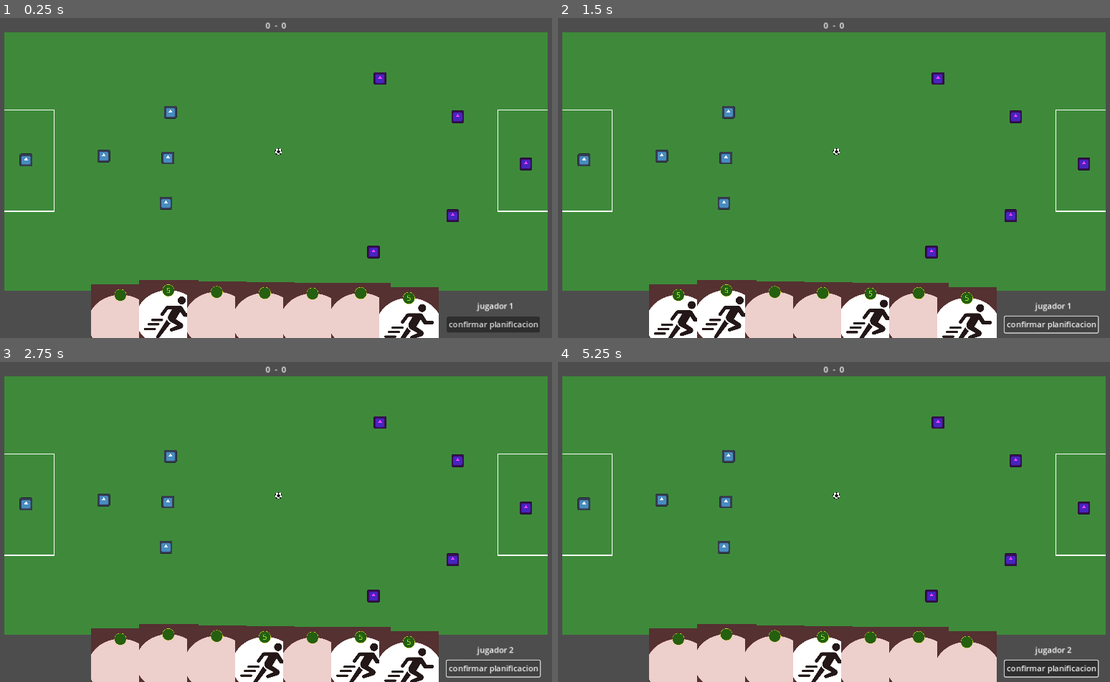
Above: before the commit, frames 1-4 (two rows, left to right).
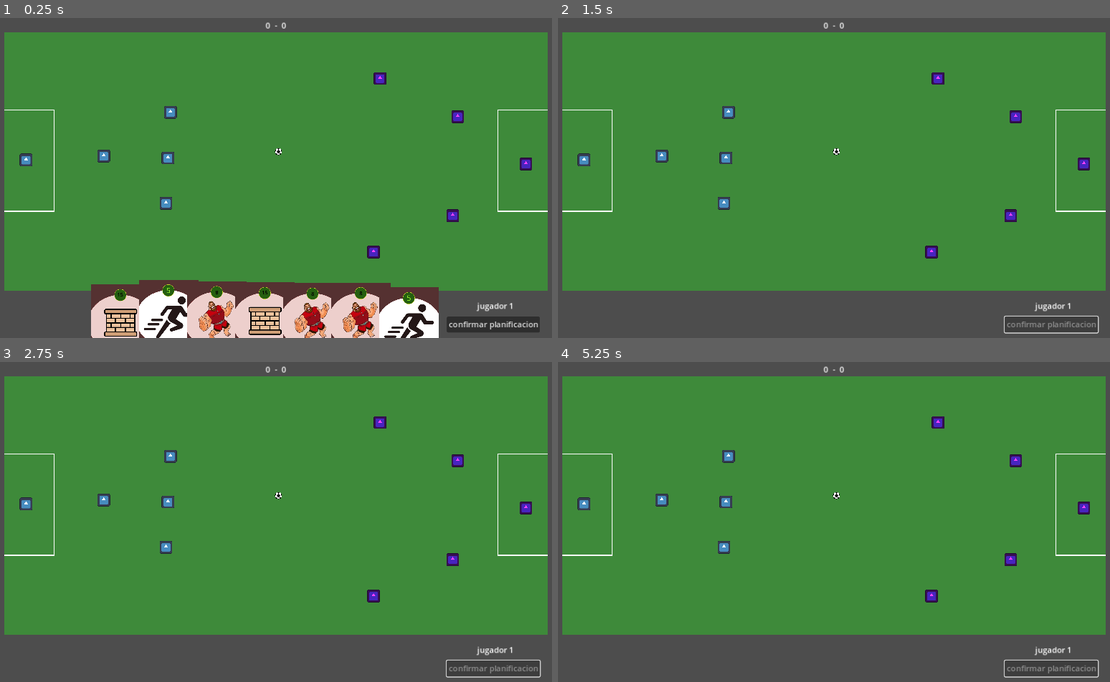
Above: after the commit, the same moments.

Repository: CardozoCasariegoLuciano/IDV_Boss_2024_S2
Game: Godot game, scene res://main/main.tscn
Two runs of this game, one before a commit and one after it. Both use one fixed random seed, a clock stepped at 60 frames per second and the inputs below. The engine's default icon, where the game draws it, is replaced by a stand-in: a white triangle on a blue panel in a dark square.
Inputs (mouse positions are in pixels of both pictures, inside the frame that each line leads up to):
- Up to frame 1 (0.25 s): no input
- Up to frame 2 (1.5 s): click "confirmar planificacion" at 0.5 s; click "confirmar planificacion" at 1.25 s
- Up to frame 3 (2.75 s): click (491, 669) at 2 s, where only the run before the commit has a clickable "confirmar planificacion"
- Up to frame 4 (5.25 s): tap Enter at 2.75, 4.25 s; move the mouse to (960, 506) at 2.77 s; click (960, 506) at 2.92 s; tap Space at 3.5, 5 s; drag from (718, 538) to (563, 506) at 3.52 s; move the mouse to (889, 451) at 4.27 s; click (889, 451) at 4.42 s; drag from (806, 586) to (1104, 506) at 5.02 s

The runs differ from the first frame. In frame 1, 2.3% of the frame differs, in the area x 18-69%, y 85-100%; in frame 2, 11%; in frame 3, 11%, in the area x 16-98%, y 81-100%; in frame 4, 11%.

Commit message:
add more cards

Diff:
--- a/entities/carts/cart_template/card_template.gd
+++ b/entities/carts/cart_template/card_template.gd
@@ -4,34 +4,30 @@
 #TODO_2 mejoras en el diseño de la carta:
 # que el nombre de la carta este mas arriba para poder verlo sin tener que hacerle hover
 
-#TODO
-#Estilizar la carta de "gigante" desde godot
-#Agregar la carta de Muro
-
-
-signal on_cart_used
 @onready var card_sprite: Sprite2D = $Sprite2D
 
 var require_click = true
 var use_in_rival = false
+var use_in_field = false
 var can_concatenate = false
 var power
 
-var player: Player
+var card_target: Node
 var click_point: Vector2
 
-func set_data(player_: Player,point: Vector2):
-	self.player = player_
+func set_data(target: Node,point: Vector2):
+	self.card_target = target
 	self.click_point = point
+	after_set_data()
 
 func change_card_visibility(value: bool):
 	card_sprite.visible = value
 
-func use_card():
-	on_cart_used.emit()
-
 func apply_action():
 	pass
 
-func clean_player():
+func clean_target():
 	pass
+
+func after_set_data():
+	pass
--- a/entities/carts/cart_template/panel.gd
+++ b/entities/carts/cart_template/panel.gd
@@ -4,12 +4,12 @@
 @onready var card_fullscreen: CanvasLayer = $"../CanvasLayer"
 
 var is_hover = false
+var is_disable = false
 
 func _get_drag_data(_at_position: Vector2) -> Variant:
 	if !card_sprite.visible: return
 
-	var preview_cart = Sprite2D.new()
-	preview_cart.texture = card_sprite.texture
+	var preview_cart = card_sprite.duplicate()
 	preview_cart.scale = card_sprite.scale * 0.4
 	preview_cart.modulate.a = 0.7
 	preview_cart.z_index=1
--- a/entities/carts/movements/move_card/move_card.gd
+++ b/entities/carts/movements/move_card/move_card.gd
@@ -5,5 +5,6 @@
 	require_click = true
 
 func apply_action():
+	var player = card_target as Player
 	var impuse = (click_point - player.global_position).normalized() * power
 	player.apply_central_impulse(impuse)
--- a/entities/carts/powers/gigant/gigant_card.gd
+++ b/entities/carts/powers/gigant/gigant_card.gd
@@ -5,8 +5,10 @@
 	can_concatenate = true
 
 func apply_action():
+	var player = card_target as Player
 	player.mass = 300
 	player.modulate = Color(.3,.3,.3,1)
 
-func clean_player():
+func clean_target():
+	var player = card_target as Player
 	player.initial_properties()
--- a/entities/carts/powers/gigant/gigant_card.tscn
+++ b/entities/carts/powers/gigant/gigant_card.tscn
@@ -1,16 +1,59 @@
-[gd_scene load_steps=3 format=3 uid="uid://dcthvb3ax6c65"]
+[gd_scene load_steps=4 format=3 uid="uid://dcthvb3ax6c65"]
 
 [ext_resource type="PackedScene" uid="uid://c81uyxatkkoh5" path="res://entities/carts/cart_template/card_template.tscn" id="1_tiu8e"]
 [ext_resource type="Script" path="res://entities/carts/powers/gigant/gigant_card.gd" id="2_djshs"]
+[ext_resource type="Texture2D" uid="uid://vh0ufmdu23og" path="res://assets/cards/final_assets/images.png" id="3_1stf7"]
 
 [node name="Card_Template" instance=ExtResource("1_tiu8e")]
 script = ExtResource("2_djshs")
 
 [node name="Label" type="Label" parent="Sprite2D" index="0"]
-offset_left = -56.6667
-offset_top = 70.0
-offset_right = 55.3333
-offset_bottom = 112.0
+anchors_preset = 7
+anchor_left = 0.5
+anchor_top = 1.0
+anchor_right = 0.5
+anchor_bottom = 1.0
+offset_left = -256.0
+offset_top = -628.667
+offset_right = -144.0
+offset_bottom = -586.667
+grow_horizontal = 2
+grow_vertical = 0
 theme_override_colors/font_color = Color(0, 0, 0, 1)
 theme_override_font_sizes/font_size = 30
 text = "Gigante"
+
+[node name="Label2" type="Label" parent="Sprite2D" index="1"]
+anchors_preset = 7
+anchor_left = 0.5
+anchor_top = 1.0
+anchor_right = 0.5
+anchor_bottom = 1.0
+offset_left = -363.0
+offset_top = -567.0
+offset_right = -27.0
+offset_bottom = -393.0
+grow_horizontal = 2
+grow_vertical = 0
+theme_override_colors/font_color = Color(0, 0, 0, 1)
+theme_override_font_sizes/font_size = 15
+text = "Aumenta la masa del jugador, lo que le permite empujar a los demás jugadores con mayor facilidad"
+autowrap_mode = 3
+
+[node name="Label3" type="Label" parent="Sprite2D" index="2"]
+anchors_preset = 5
+anchor_left = 0.5
+anchor_right = 0.5
+offset_left = -211.0
+offset_top = -303.333
+offset_right = -191.0
+offset_bottom = -254.333
+grow_horizontal = 2
+theme_override_colors/font_color = Color(0, 0, 0, 1)
+theme_override_font_sizes/font_size = 35
+text = "8"
+
+[node name="Sprite2D" type="Sprite2D" parent="Sprite2D" index="3"]
+position = Vector2(-6.66667, -90)
+scale = Vector2(1.31481, 1.31481)
+texture = ExtResource("3_1stf7")
--- a/entities/carts/powers/wall/wall.tscn
+++ b/entities/carts/powers/wall/wall.tscn
@@ -1,16 +1,17 @@
 [gd_scene load_steps=2 format=3 uid="uid://b8xn6eeuvjgwr"]
 
 [sub_resource type="RectangleShape2D" id="RectangleShape2D_ji3mb"]
-size = Vector2(174.33, 301)
+size = Vector2(65.1443, 154.5)
 
 [node name="Wall" type="StaticBody2D"]
-position = Vector2(-146, -78)
 scale = Vector2(0.544944, 1)
 
 [node name="CollisionShape2D" type="CollisionShape2D" parent="."]
-position = Vector2(261.495, 156.5)
+position = Vector2(4.12884, -0.25)
 shape = SubResource("RectangleShape2D_ji3mb")
 
 [node name="Polygon2D" type="Polygon2D" parent="."]
+position = Vector2(-89.9175, -80.0698)
+scale = Vector2(0.357895, 0.511628)
 color = Color(0.0313726, 0.109804, 0.301961, 1)
 polygon = PackedVector2Array(174.33, 6, 348.66, 6, 348.66, 307, 174.33, 307)
--- a/entities/carts/powers/wall/wall_card.gd
+++ b/entities/carts/powers/wall/wall_card.gd
@@ -1,14 +1,16 @@
 extends Card_template
 
 @export var wall_scene: PackedScene
+var wall: Node
 
 func _ready() -> void:
 	require_click = true
-	can_concatenate = true
+	use_in_field = true
 
-func apply_action():
-	player.mass = 300
-	player.modulate = Color(.3,.3,.3,1)
+func after_set_data():
+	wall = wall_scene.instantiate() as StaticBody2D
+	wall.global_position = click_point
+	card_target.add_child(wall)
 
-func clean_player():
-	player.initial_properties()
+func clean_target():
+	card_target.remove_child(wall)
--- a/entities/carts/powers/wall/wall_card.tscn
+++ b/entities/carts/powers/wall/wall_card.tscn
@@ -1,19 +1,65 @@
-[gd_scene load_steps=4 format=3 uid="uid://dha53vtws8hfb"]
+[gd_scene load_steps=5 format=3 uid="uid://dha53vtws8hfb"]
 
 [ext_resource type="PackedScene" uid="uid://c81uyxatkkoh5" path="res://entities/carts/cart_template/card_template.tscn" id="1_bchkx"]
 [ext_resource type="Script" path="res://entities/carts/powers/wall/wall_card.gd" id="2_tu3k8"]
 [ext_resource type="PackedScene" uid="uid://b8xn6eeuvjgwr" path="res://entities/carts/powers/wall/wall.tscn" id="3_fkga8"]
+[ext_resource type="Texture2D" uid="uid://s45ckkm58fek" path="res://assets/cards/final_assets/8666641.png" id="4_4mgdp"]
 
 [node name="Card_Template" instance=ExtResource("1_bchkx")]
 script = ExtResource("2_tu3k8")
 wall_scene = ExtResource("3_fkga8")
 
 [node name="Label" type="Label" parent="Sprite2D" index="0"]
-offset_left = -20.0
-offset_top = 80.0
-offset_right = 22.0
-offset_bottom = 108.0
+anchors_preset = 8
+anchor_left = 0.5
+anchor_top = 0.5
+anchor_right = 0.5
+anchor_bottom = 0.5
+offset_left = -231.5
+offset_top = -281.0
+offset_right = -168.5
+offset_bottom = -239.0
+grow_horizontal = 2
+grow_vertical = 2
 theme_override_colors/font_color = Color(0, 0, 0, 1)
-theme_override_font_sizes/font_size = 20
+theme_override_font_sizes/font_size = 30
 text = "Wall
 "
+
+[node name="Label2" type="Label" parent="Sprite2D" index="1"]
+anchors_preset = 8
+anchor_left = 0.5
+anchor_top = 0.5
+anchor_right = 0.5
+anchor_bottom = 0.5
+offset_left = -360.0
+offset_top = -220.0
+offset_right = -30.0
+offset_bottom = -43.0
+grow_horizontal = 2
+grow_vertical = 2
+theme_override_colors/font_color = Color(0, 0, 0, 1)
+theme_override_font_sizes/font_size = 15
+text = "Esta carta crea un muro en la posición seleccionada de la cancha
+
+"
+autowrap_mode = 3
+
+[node name="Label3" type="Label" parent="Sprite2D" index="2"]
+anchors_preset = 5
+anchor_left = 0.5
+anchor_right = 0.5
+offset_left = -223.333
+offset_top = -306.667
+offset_right = -183.333
+offset_bottom = -257.667
+grow_horizontal = 2
+theme_override_colors/font_color = Color(0, 0, 0, 1)
+theme_override_font_sizes/font_size = 35
+text = "15
+"
+
+[node name="Sprite2D" type="Sprite2D" parent="Sprite2D" index="3"]
+position = Vector2(-1.52588e-05, -93.3333)
+scale = Vector2(0.49349, 0.49349)
+texture = ExtResource("4_4mgdp")
--- a/entities/players/player.gd
+++ b/entities/players/player.gd
@@ -1,7 +1,5 @@
 extends RigidBody2D
 class_name Player
-
-@onready var clean_timer: Timer = $config/cleanTimer
 
 var enable_click := false
 var used_cards: Array[Card_template]
@@ -18,6 +16,7 @@
 func _ready() -> void:
 	initial_properties()
 	Global.can_execute.connect(execute_move)
+	Global.clean_cards_effect.connect(clean_player)
 
 func _physics_process(_delta):
 	set_friction()
@@ -26,9 +25,11 @@
 	if(can_execute and !used_cards.is_empty()):
 		for card in used_cards:
 			card.apply_action()
-		clean_timer.start()
 
 func _on_panel_on_cart_used(data: Card_template) -> void:
+	if(data.use_in_field):
+		data.change_card_visibility(1)
+		return
 	if(!used_cards.is_empty() and used_cards[-1].can_concatenate):
 		used_cards.append(data)
 	else:
@@ -37,20 +38,17 @@
 
 	if(!data.require_click):
 		data.set_data(self, Vector2.ZERO)
-		data.use_card()
 
 func _input(event):
-	if(!enable_click): return
+	if(!enable_click or used_cards.is_empty()): return
 	if event is InputEventMouseButton:
 		if event.button_index == MOUSE_BUTTON_LEFT and event.pressed:
 			click_position = get_global_mouse_position()
 
 			var angle = (click_position - global_position).angle()
 			set_deferred("rotation", angle)
-
 			var last_card = used_cards[-1]
 			last_card.set_data(self, event.position)
-			last_card.use_card()
 			enable_click = false
 
 func set_friction():
@@ -83,7 +81,8 @@
 func _on_body_entered(_body: Node) -> void:
 	click_position = null
 
-func _on_clean_player() -> void:
-	for card in used_cards:
-		card.clean_player()
-	used_cards = []
+func clean_player(can_clean: bool) -> void:
+	if(can_clean):
+		for card in used_cards:
+			card.clean_target()
+		used_cards.clear()
--- a/entities/players/player.tscn
+++ b/entities/players/player.tscn
@@ -30,12 +30,5 @@
 scale = Vector2(0.2, 0.2)
 shape = SubResource("RectangleShape2D_uad6i")
 
-[node name="config" type="Node" parent="."]
-
-[node name="cleanTimer" type="Timer" parent="config"]
-wait_time = 2.5
-one_shot = true
-
 [connection signal="body_entered" from="." to="." method="_on_body_entered"]
 [connection signal="on_cart_used" from="Panel" to="." method="_on_panel_on_cart_used"]
-[connection signal="timeout" from="config/cleanTimer" to="." method="_on_clean_player"]
--- a/globals/GLOBAL.gd
+++ b/globals/GLOBAL.gd
@@ -1,5 +1,6 @@
 extends Node
 signal can_execute
+signal clean_cards_effect
 
 const GOALS_TO_WIN = 1
 
@@ -7,16 +8,42 @@
 var player_1_goals = 0
 var player_2_goals = 0
 
+var clean_timer: Timer
+var disaable_timer: Timer
+
+func _ready() -> void:
+	init_clean_timer()
+
+func init_clean_timer():
+	clean_timer = Timer.new()
+	add_child(clean_timer)
+	clean_timer.one_shot = true
+	clean_timer.wait_time = 2.5
+	clean_timer.connect("timeout", on_clean_timeout)
+
+func init_disableActions_timer():
+	disaable_timer = Timer.new()
+	add_child(disaable_timer)
+	disaable_timer.one_shot = true
+	disaable_timer.wait_time = 2.5
+	disaable_timer.connect("timeout", on_clean_timeout)
+
+func on_clean_timeout():
+	clean_cards_effect.emit(true)
+
 func next_player_turn():
 	if(current_player_turn == 1):
 		current_player_turn = 2
 		can_execute.emit(false)
+		clean_cards_effect.emit(false)
 	elif(current_player_turn == 2):
 		current_player_turn = 1
 		can_execute.emit(true)
+		clean_timer.start()
 	else:
 		current_player_turn = 1
 		can_execute.emit(false)
+		clean_cards_effect.emit(false)
 
 func any_winner() -> bool:
 	return player_1_goals >= GOALS_TO_WIN or player_2_goals >= GOALS_TO_WIN
--- /dev/null
+++ b/main/cartas.gd
@@ -0,0 +1,13 @@
+extends Node2D
+
+func _ready() -> void:
+	Global.can_execute.connect(disable_button)
+	Global.clean_cards_effect.connect(enable_button)
+
+func disable_button(can_execute: bool):
+	if(can_execute):
+		visible = false
+
+func enable_button(can_clean: bool):
+	if(can_clean):
+		visible = true
--- a/main/field_drop_detector.gd
+++ b/main/field_drop_detector.gd
@@ -1,7 +1,33 @@
 extends Panel
+@onready var main: Node = $"../.."
+
+var enable_click := false
+var used_cards: Array[Card_template]
+
+func _ready() -> void:
+	Global.clean_cards_effect.connect(clean_card_effects)
 
 func _can_drop_data(_at_position: Vector2, _data: Variant) -> bool:
 	return true
 
 func _drop_data(_at_position: Vector2, data: Variant) -> void:
-	data.change_card_visibility(1)
+	var card = data as Card_template
+	if(card.use_in_field):
+		used_cards.append(card)
+		enable_click = card.require_click
+	else:
+		data.change_card_visibility(1)
+
+func _input(event):
+	if(!enable_click): return
+	if event is InputEventMouseButton:
+		if event.button_index == MOUSE_BUTTON_LEFT and event.pressed:
+			var last_card = used_cards[-1]
+			last_card.set_data(main, event.position)
+			enable_click = false
+
+func clean_card_effects(can_clean: bool):
+	if(!can_clean): return
+	for card in used_cards:
+		card.clean_target()
+	used_cards.clear()
--- /dev/null
+++ b/main/hud.gd
@@ -0,0 +1,15 @@
+extends CanvasLayer
+
+@onready var end_turn_button: Button = $EndTurn_Button
+
+func _ready() -> void:
+	Global.can_execute.connect(disable_button)
+	Global.clean_cards_effect.connect(enable_button)
+
+func disable_button(can_execute: bool):
+	if(can_execute):
+		end_turn_button.disabled = true
+
+func enable_button(can_clean: bool):
+	if(can_clean):
+		end_turn_button.disabled = false
--- a/main/main.gd
+++ b/main/main.gd
@@ -3,13 +3,13 @@
 @export var players: PackedScene
 @export var ball: PackedScene
 
-@onready var cartas: Node = $cartas
+@onready var cartas: Node2D = $cartas
 
 @onready var label_current_player: Label = $HUD/Turns/Label2
 @onready var player_1_goals: Label = $HUD/Goals/player_1_goals
 @onready var player_2_goals: Label = $HUD/Goals/player_2_goals
 
-@onready var jugadores: Node = $Jugadores
+@onready var jugadores: Node2D = $Jugadores
 @onready var initial_positions: Node = $initial_positions
 
 const CANT_CARTS = 7
@@ -32,7 +32,6 @@
 func generate_carts():
 	for i in range(CANT_CARTS):
 		create_cart(i)
-	Global.can_execute.emit(false)
 
 func create_cart(index: int):
 		var newCart: Card_template = random_card_scene()
@@ -82,9 +81,9 @@
 
 	if(clean_old):
 		for value in jugadores.get_children():
-			jugadores.remove_child(value)
+			value.queue_free()
 		for value in cartas.get_children():
-			cartas.remove_child(value)
+			value.queue_free()
 	generate_players()
 	generate_carts()
 	generate_ball()
--- a/main/main.tscn
+++ b/main/main.tscn
@@ -1,9 +1,11 @@
-[gd_scene load_steps=7 format=3 uid="uid://c1touvs3ht15k"]
+[gd_scene load_steps=9 format=3 uid="uid://c1touvs3ht15k"]
 
 [ext_resource type="PackedScene" uid="uid://dbifrqao8wfwq" path="res://entities/pelota/pelota.tscn" id="1_4ipka"]
 [ext_resource type="Script" path="res://main/main.gd" id="1_hn30x"]
 [ext_resource type="PackedScene" uid="uid://djaky7olesetp" path="res://entities/players/player.tscn" id="1_isdmp"]
 [ext_resource type="Script" path="res://main/field_drop_detector.gd" id="1_kwt4r"]
+[ext_resource type="Script" path="res://main/cartas.gd" id="5_7jnx3"]
+[ext_resource type="Script" path="res://main/hud.gd" id="5_qptaj"]
 
 [sub_resource type="RectangleShape2D" id="RectangleShape2D_0pneb"]
 size = Vector2(13, 202)
@@ -62,7 +64,7 @@
 position = Vector2(1115, 291)
 shape = SubResource("RectangleShape2D_0pneb")
 
-[node name="Jugadores" type="Node" parent="."]
+[node name="Jugadores" type="Node2D" parent="."]
 
 [node name="initial_positions" type="Node" parent="."]
 
@@ -100,7 +102,8 @@
 [node name="Marker2D5" type="Marker2D" parent="initial_positions/Player 2"]
 position = Vector2(1078, 298)
 
-[node name="cartas" type="Node" parent="."]
+[node name="cartas" type="Node2D" parent="."]
+script = ExtResource("5_7jnx3")
 
 [node name="CartsConfig" type="Node" parent="."]
 
@@ -114,6 +117,7 @@
 rotation = -0.142329
 
 [node name="HUD" type="CanvasLayer" parent="."]
+script = ExtResource("5_qptaj")
 
 [node name="EndTurn_Button" type="Button" parent="HUD"]
 offset_left = 919.0
Binary file added: assets/cards/final_assets/8666641.png
Not shown, added: assets/cards/final_assets/8666641.png.import
Binary file added: assets/cards/final_assets/images.png
Not shown, added: assets/cards/final_assets/images.png.import
Not shown, added: assets/cards/final_assets/volleyball-ball-in-fire-vector-1366463.png.import
